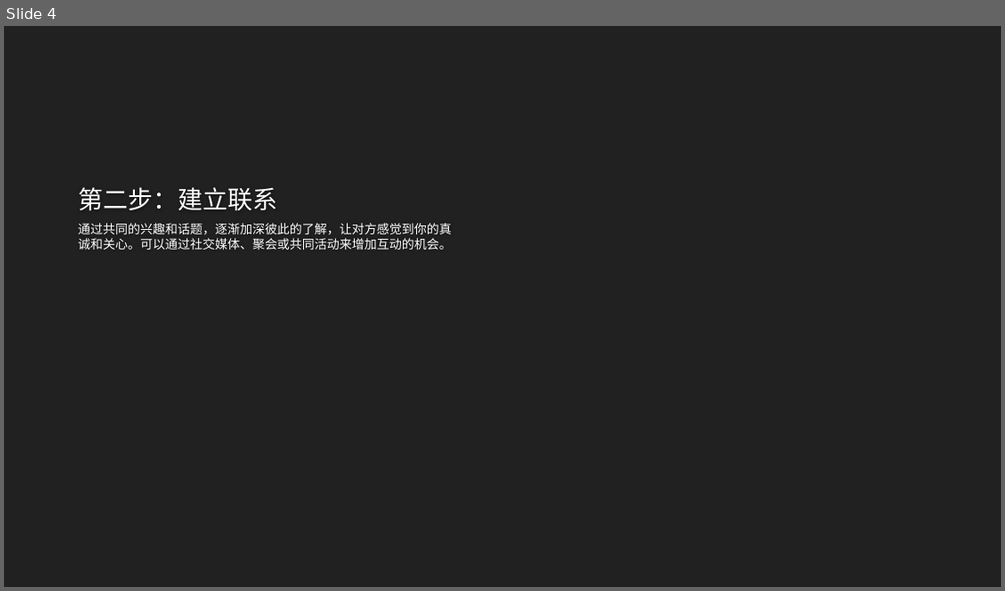
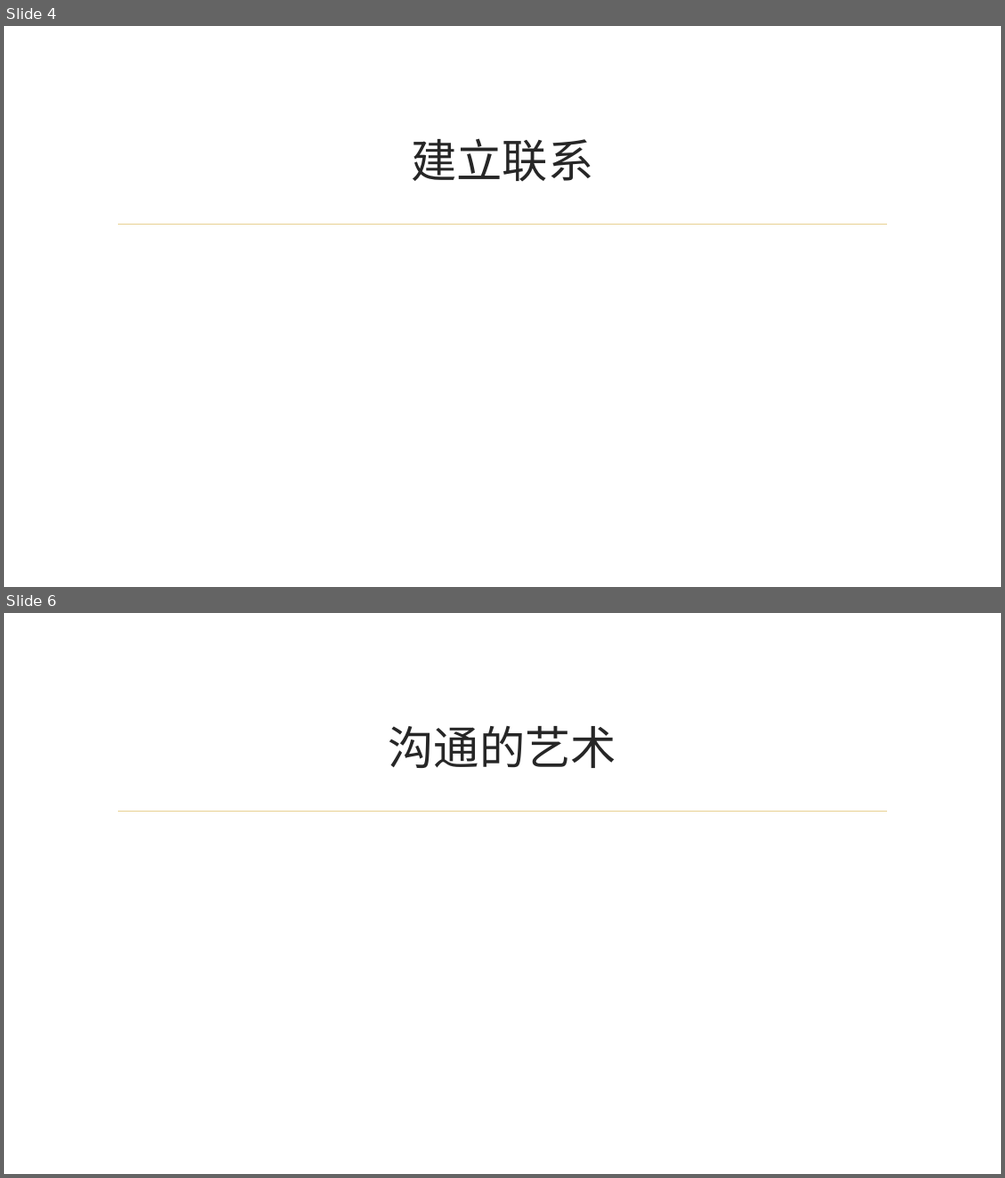
Before and after one commit to Lizhenghe-Chen/AIFileGenerator, a slide deck: Output/666/test.pptx. Shown one above the other, each under a label of ours: slide 4 before the commit, slides 4 and 6 after it; the slides between them are not shown. The pictures are 1005x591 and 1005x1178 pixels, drawn with LibreOffice and Linux fonts; fonts in the diff are those of the drawing; background and template pictures are left out. Boxes give left, top, right and bottom in pixels: in the first picture for what was removed or moved away, otherwise in the second. Text is boxed around its words. In the diff, an @@ line names an element or a change of style, - is before the commit and + after.

```diff
--- a/Output/666/test.pptx
+++ b/Output/666/test.pptx
@@ slide 6 added at [4,613,1001,1174], background picture (left out); not listed: 1 template element that a slide beside it also shows @@
@@ title added at [388,726,617,768], 44 pt, text #262626 @@
+沟通的艺术
@@ slide 4 changed as well @@
@@ background #212121 to picture (left out) @@
@@ title "建立联系" at [411,138,593,182]: vertical alignment bottom to middle @@
@@ title at [411,138,593,182]: text changed; size 24 to 44 pt; font Quicksand to Times New Roman; text colour #FEFEFE to #262626 @@
-第二步：建立联系
+建立联系
@@ text removed at [78,223,452,249] @@
-通过共同的兴趣和话题，逐渐加深彼此的了解，让对方感觉到你的真诚和关心。可以通过社交媒体、聚会或共同活动来增加互动的机会。
@@ line added from (119, 224) to (887, 224), #E8D191 1.25 pt @@
```
Also in this commit, not shown: 1 other slide changed, 3 other slides added, 4 slides removed, 11 other files.
